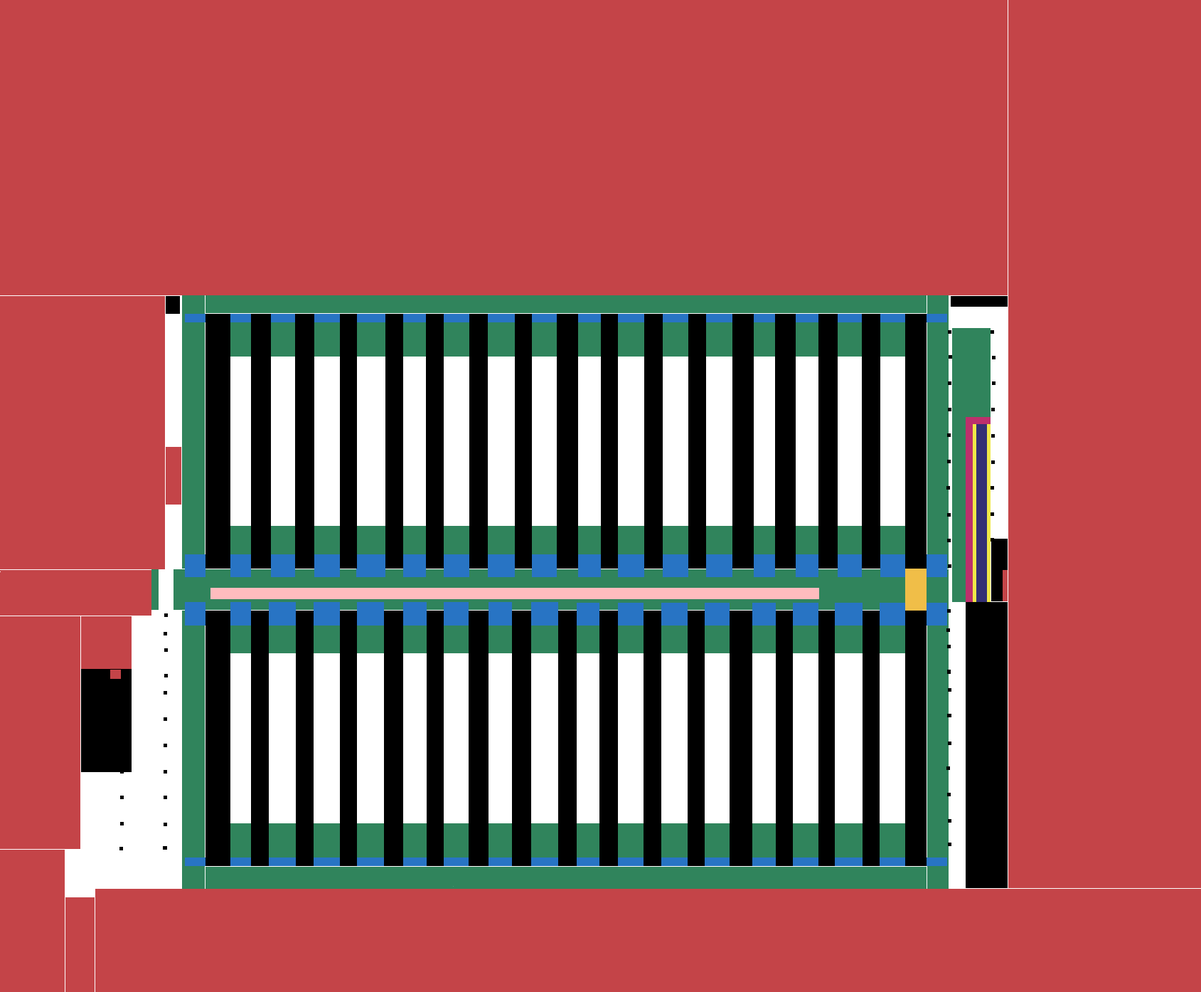
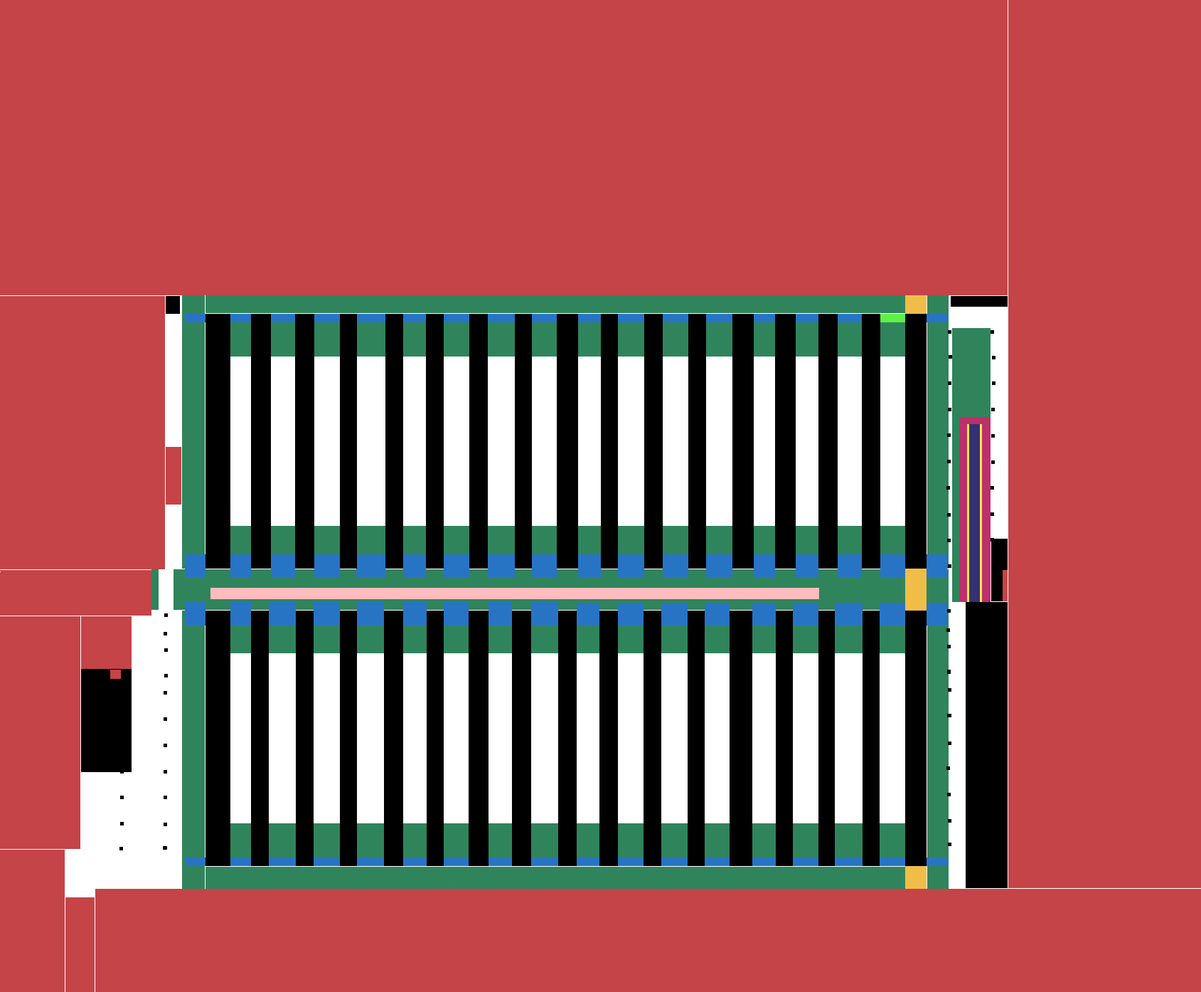
Layered file, before and after one edit (1201 x 992). Changes by layer:
painted on "PO1 | Queue" over [969, 423, 988, 602]
painted on "PO1 | One-way: North / South" over [969, 423, 988, 602]
painted on "PO1 | One-way: West / East" over [980, 423, 991, 602]
painted on "PO1 | One-way: East / West" over [967, 423, 977, 602]
painted on "PO1 | Reduced speed" over [969, 423, 988, 602]
painted on "PO1 | Stay-on-path" over [959, 416, 966, 602]
showed "One way: West / East" over [905, 295, 927, 889]
showed "One way: South / North" over [880, 313, 906, 323]
hid "Occupancy" over [880, 295, 991, 889]
